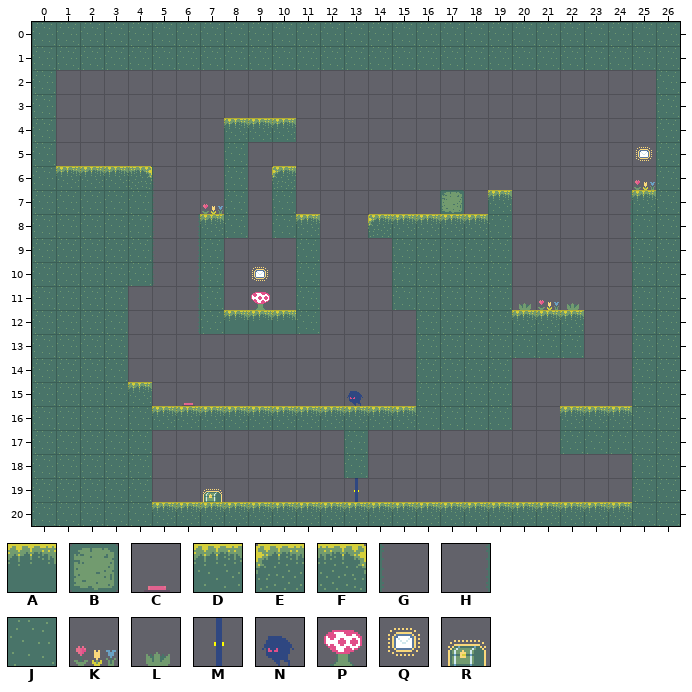
Two states of a Tiled map, assets/data/level1.tmx. Above, as it was before the edit.
Cells are 24x24 px. Shown: x 0..26, y 0..20.
Key: from "basic": A 0, B 2, C 3, D 8, E 10, F 11, G 12, H 13, J 15, K 17, L 18, M 20, N 24, P 27, Q 30, R 31.
_ is an empty cell.
Layer "forground" before, first column x 0:
 0 JJJJJJJJJJJJJJJJJJJJJJJJJJJ
 1 JJJJJJJJJJJJJJJJJJJJJJJJJJJ
 2 J_________________________J
 3 J_________________________J
 4 J_______DDD_______________J
 5 J_______J________________QJ
 6 JDDDFG__J_E______________KJ
 7 JJJJJG_KJ_J______B_D____HDJ
 8 JJJJJGHDJ_JD__EDDDDJ____HJJ
 9 JJJJJGHJ___J___JJJJJ____HJJ
10 JJJJJGHJ_Q_J___JJJJJ_____JJ
11 JJJJ__HJ_P_J___JJJJJLKL__JJ
12 JJJJ__HJAAAJ____JJJJDDD__JJ
13 JJJJ____________JJJJJJJ__JJ
14 JJJJ____________JJJJ_____JJ
15 JJJJD_C______N__JJJJ_____JJ
16 JJJJJDDDDDDDDDDDJJJJ__DDDJJ
17 JJJJJ________J________JJJJJ
18 JJJJJ________J___________JJ
19 JJJJJ__R_____M___________JJ
20 JJJJJDDDDDDDDDDDDDDDDDDDDJJ
After the commit:
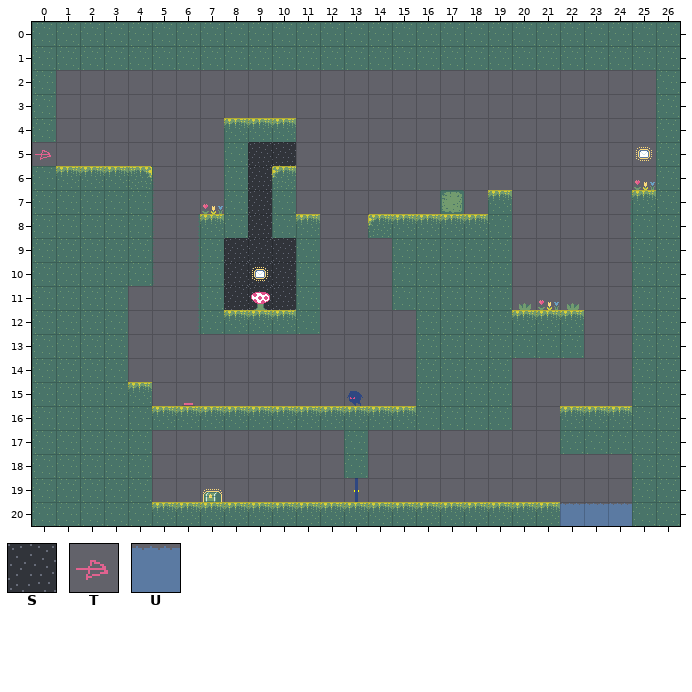
Further tiles: from "basic": S 1, T 33 "enterleft", U 39 "water".
Tiles of an added or newly shown layer are drawn over the layers below it.
Change:
Changed rows in their new state; . is an unchanged cell.
Layer "background" (added):
first column x 8:
 5 .SS
 6 .S.
 7 .S.
 8 .S.
 9 SSS
10 SSS
11 SSS
Layer "forground":
first column x 0:
 5 T
first column x 8:
12 DDD
first column x 22:
20 UUU
Changed places in both pictures, as pixel boxes (x1, y1, x2, y2):
changed: (32, 142, 56, 166)
changed: (224, 142, 296, 332)
changed: (560, 502, 632, 526)
